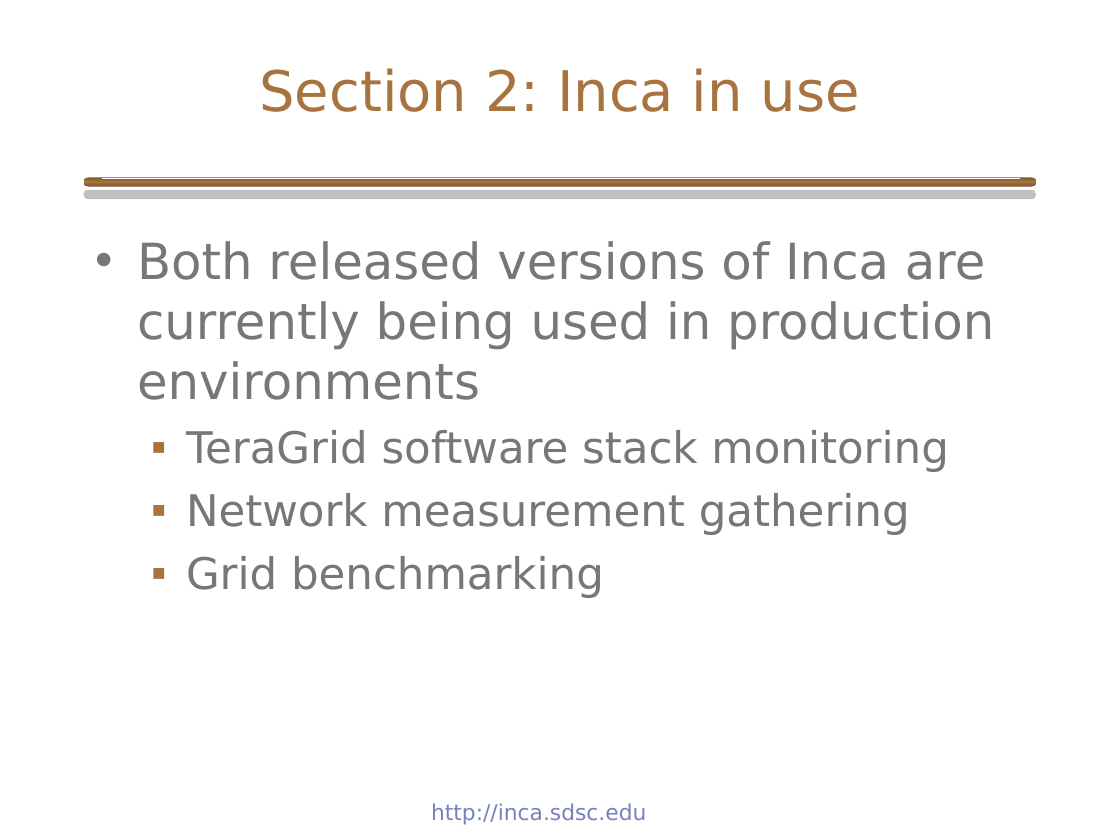
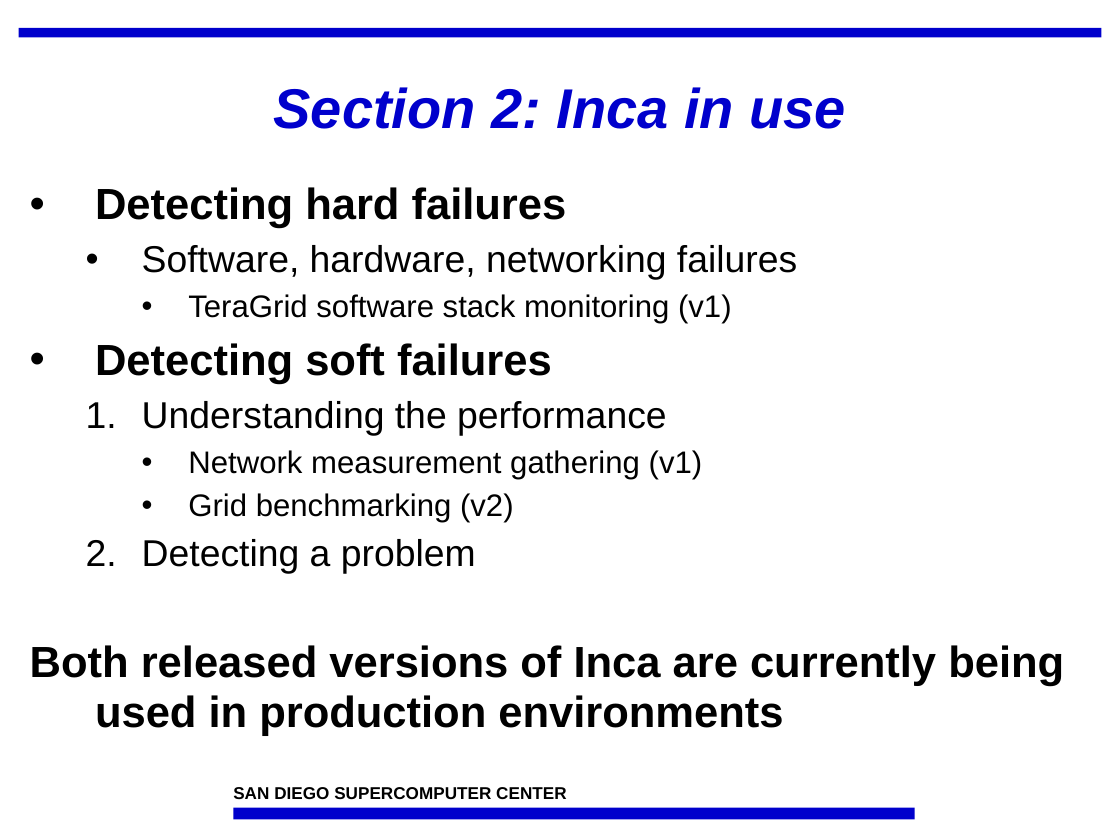
Before and after one commit to IncaProject/inca-xsede, a slide deck: slide 12 of talks/inca_sc05.ppt (slide 8 before the commit). Drawn at 1120x840 pixels with LibreOffice and Linux fonts; fonts in the diff are those of the drawing; background and template pictures are left out. Boxes give left, top, right and bottom in pixels: in the first picture for what was removed or moved away, otherwise in the second. Text is boxed around its words. In the diff, an @@ line names an element or a change of style, - is before the commit and + after.

```diff
--- a/talks/inca_sc05.ppt
+++ b/talks/inca_sc05.ppt
@@ rectangle added at bbox=[19, 28, 1102, 37], fill #0000CC @@
@@ title "Section 2: Inca in use": place and size @@
-title "Section 2: Inca in use" at bbox=[259, 68, 860, 112]
+title "Section 2: Inca in use" at bbox=[274, 87, 845, 129]
@@ title "Section 2: Inca in use" at bbox=[274, 87, 845, 129]: font DejaVu Sans to Arial, text colour #A8733E to #0000CC, bold on, italic on; line spacing 1 to 0.9 @@
@@ text "Detecting hard failures": place and size @@
-text "Detecting hard failures" at bbox=[137, 241, 994, 598]
+text "Detecting hard failures" at bbox=[30, 187, 1064, 736]
@@ rounded rectangle removed at bbox=[84, 177, 1036, 186] @@
@@ rounded rectangle removed at bbox=[102, 178, 1020, 179] @@
@@ text at bbox=[95, 187, 797, 574]: paragraphs added @@
+• Detecting hard failures
+  • Software, hardware, networking failures
+    • TeraGrid software stack monitoring (v1)
+• Detecting soft failures
+  1. Understanding the performance
+    • Network measurement gathering (v1)
+    • Grid benchmarking (v2)
+  2. Detecting a problem
@@ text at bbox=[186, 430, 948, 598]: paragraphs removed @@
-  ▪ TeraGrid software stack monitoring
-  ▪ Network measurement gathering
-  ▪ Grid benchmarking
@@ text at bbox=[30, 645, 1064, 736]: size 32 to 28 pt, font DejaVu Sans to Arial, text colour #777777 to #000000, bold on in "Both released versions of Inca are currently ..."; bullet • to none; line spacing 1 to 0.95; less space between paragraphs @@
@@ rectangle added at bbox=[233, 808, 914, 820], fill #0000CC @@
@@ text added at bbox=[233, 787, 566, 799], 11 pt, text #000000, bold @@
+SAN DIEGO SUPERCOMPUTER CENTER
@@ text removed at bbox=[431, 803, 646, 825] @@
-http://inca.sdsc.edu
```
Also in this commit, not shown: 23 other slides changed, 11 slides added, 3 slides removed.
